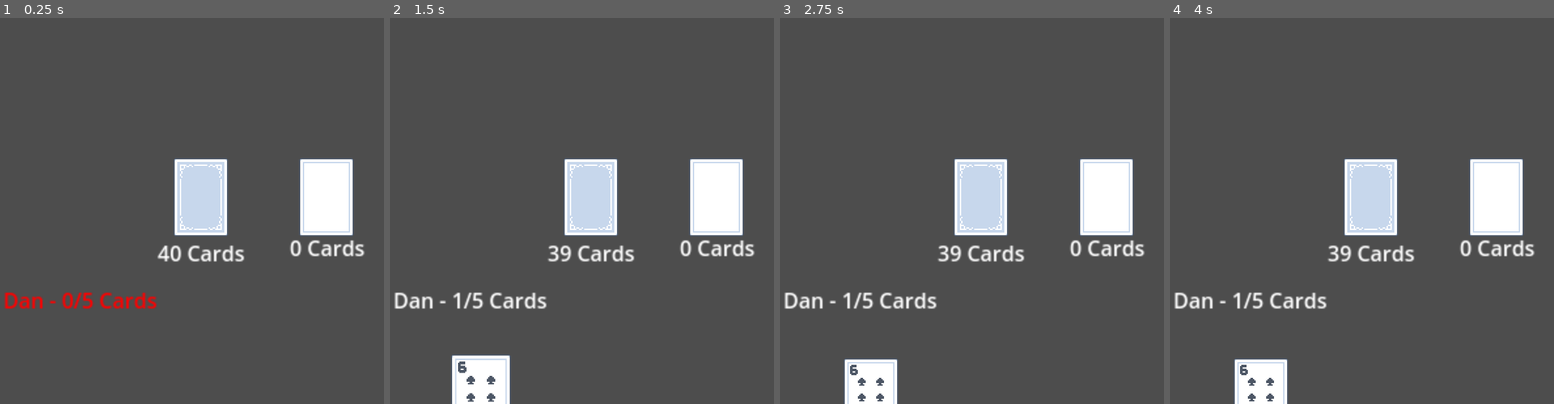
Above: before the commit, frames 1-4 (left to right).
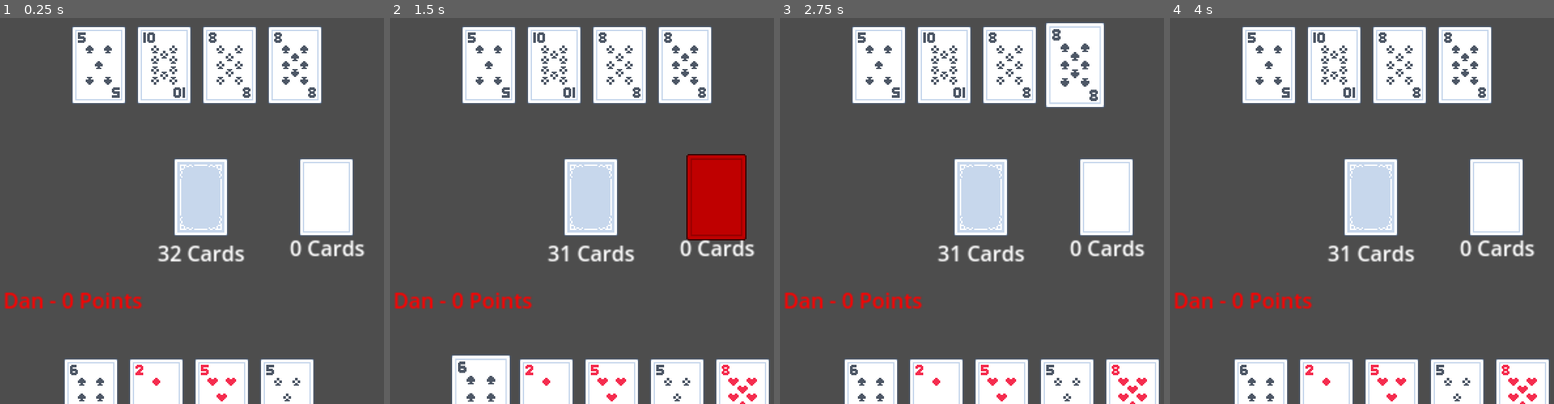
Above: after the commit, the same moments.

Repository: dtotheb/CardParty
Game: Godot game, scene res://CardParty.tscn
Two runs of this game, one before a commit and one after it. Both use one fixed random seed, a clock stepped at 60 frames per second and the inputs below.
Inputs (mouse positions are in pixels of both pictures, inside the frame that each line leads up to):
- Up to frame 1 (0.25 s): no input
- Up to frame 2 (1.5 s): tap Enter at 0.5 s; move the mouse to (589, 195) at 0.52 s; click (589, 195) at 0.67 s; tap Space at 1.25 s; move the mouse to (482, 396) at 1.27 s; click (482, 396) at 1.42 s
- Up to frame 3 (2.75 s): tap Enter at 2 s; move the mouse to (1091, 102) at 2.02 s; click (1091, 102) at 2.17 s
- Up to frame 4 (4 s): tap Space at 2.75 s; move the mouse to (1404, 276) at 2.77 s; click (1404, 276) at 2.92 s; tap Enter at 3.5 s; move the mouse to (outside the picture) at 3.52 s; click (outside the picture) at 3.67 s

The runs differ from the first frame. In frame 1, 19% of the frame differs, in the area x 16-84%, y 2-100%; in frame 2, 23%, in the area x 1-99%, y 2-100%; in frame 3, 20%; in frame 4, 20%.

Commit message:
cards now score points

Diff:
--- a/CardParty.gd
+++ b/CardParty.gd
@@ -14,7 +14,15 @@
 # Called when the node enters the scene tree for the first time.
 func _ready():
 	playerMap = setupPlayerMap()
+	setupGame()
 	highlightActivePlayer()
+
+
+func setupGame(startingHandSize:int = 4):
+	for i in range(0, startingHandSize * 2):
+		var newCardFace = $Deck.drawCard()
+		switchActivePlayer()
+
 
 
 # Called every frame. 'delta' is the elapsed time since the previous frame.
@@ -56,8 +64,9 @@
 	$DiscardPile.unhighLight()
 
 func PlayCardToDiscardPile(Card):
+	$DiscardPile.addCard(Card)
+	playerMap[activePlayer].addPointsToScore(Card.score)
 	switchActivePlayer()
-	$DiscardPile.addCard(Card)
 	Card.queue_free()
 
 
@@ -91,8 +100,7 @@
 func _on_deck_draw_card(cardFace):
 	print("Drew: ", cardFace)
 	var newCard = CardStyle.instantiate()
-	newCard._CardFace = cardFace
+	newCard.setCardFace(cardFace)
 	newCard.card_select_attempted.connect(_on_card_select_attempted)
 	newCard.card_unselect_attempted.connect(_on_card_unselect_attempted)
 	playerMap[activePlayer].addCard(newCard)
-	switchActivePlayer()
--- a/player_hand.gd
+++ b/player_hand.gd
@@ -2,8 +2,9 @@
 
 var cardWidth = Vector2(50,0)
 @export var PlayerName:String = "Player1"
-@export var MaxHandSize : int = 5
+@export var MaxHandSize:int = 5
 var CardsInHand:int = 0
+var playerScore:int = 0
 
 
 # Called when the node enters the scene tree for the first time.
@@ -25,7 +26,7 @@
 
 
 func setPlayerLabel():
-	$PlayerLabel.text = PlayerName + " - " + str(CardsInHand) + "/" + str(MaxHandSize) + " Cards"
+	$PlayerLabel.text = PlayerName + " - " + str(playerScore) + " Points"
 
 func highlightPlayer():
 	$PlayerLabel.modulate = Color(1,0,0)
@@ -34,6 +35,9 @@
 	$PlayerLabel.modulate = Color(1,1,1)
 
 
+func addPointsToScore(points:int):
+	playerScore = playerScore + points
+	setPlayerLabel()
 
 func addCard(Card):
 	$MyCards.add_child(Card)
--- a/playing_card.gd
+++ b/playing_card.gd
@@ -13,6 +13,7 @@
 signal card_select_attempted(cardFace)
 signal card_unselect_attempted(cardFace)
 var mouse_in = false
+var score = 0
 
 
 
@@ -32,6 +33,7 @@
 
 func setCardFace(CardFace:String):
 	_CardFace = CardFace
+	score = CardFaceMap[CardFace]["score"]
 	if FaceUp:
 		showCardFace()
 	else:
